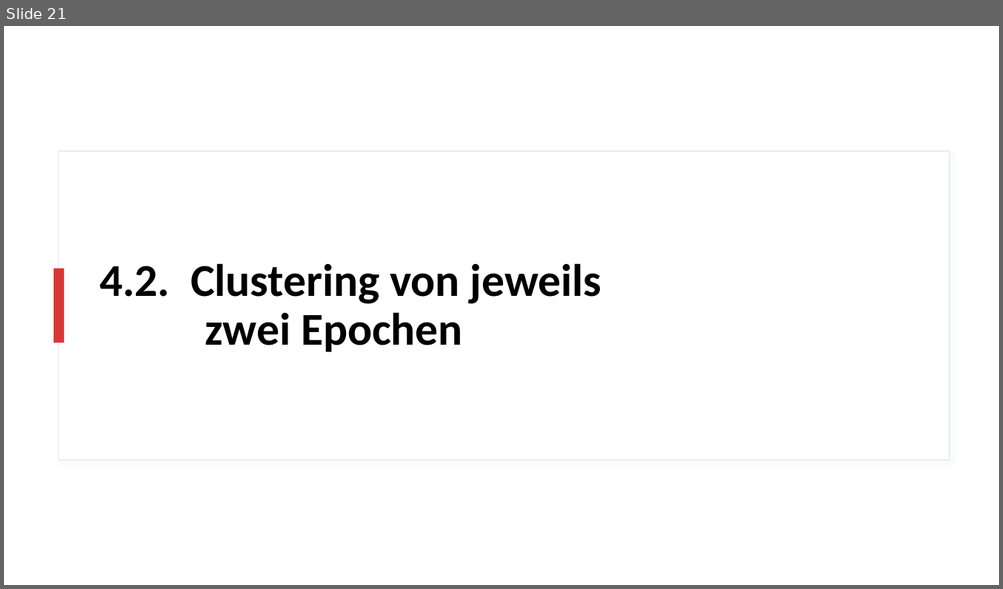
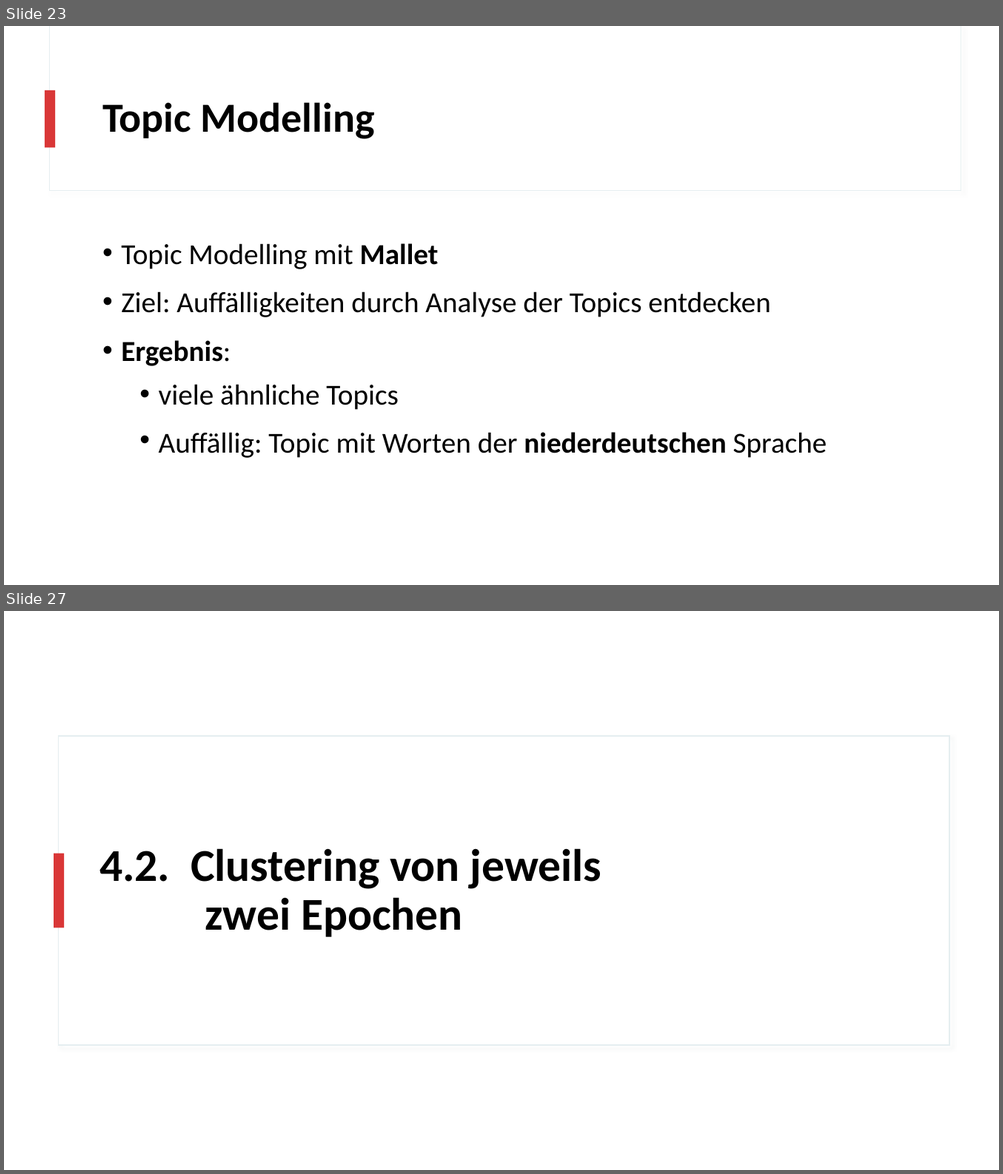
Before and after one commit to realjanpaulus/clusterpoems, a slide deck: presentation/clustering_presentation.pptx. Shown one above the other, each under a label of ours: slide 21 before the commit, slides 23 and 27 after it; the slides between them are not shown. The pictures are 1003x589 and 1003x1174 pixels, drawn with LibreOffice and Linux fonts; fonts in the diff are those of the drawing. Boxes give left, top, right and bottom in pixels: in the first picture for what was removed or moved away, otherwise in the second. Text is boxed around its words. In the diff, an @@ line names an element or a change of style, - is before the commit and + after.

```diff
--- a/presentation/clustering_presentation.pptx
+++ b/presentation/clustering_presentation.pptx
@@ slide 23 added at [4,26,999,585], background #FFFFFF @@
@@ rectangle added at [50,26,961,191], fill #FFFFFF, outline #E5EEF0 0.75 pt @@
@@ rectangle added at [51,26,961,190], fill #FFFFFF @@
@@ rectangle added at [45,90,56,147], fill #D93737 @@
@@ title added at [102,102,375,139], 40 pt, text #000000, bold @@
+Topic Modelling
@@ text added at [121,244,827,458], 28 pt, text #000000 @@
+• Topic Modelling mit Mallet
+• Ziel: Auffälligkeiten durch Analyse der Topics entdecken
+• Ergebnis:
+  • viele ähnliche Topics
+  • Auffällig: Topic mit Worten der niederdeutschen Sprache
@@ what was slide 21 is now slide 27 @@
```
Also in this commit, not shown: 2 slides changed, 4 other slides added, 9 other files.
